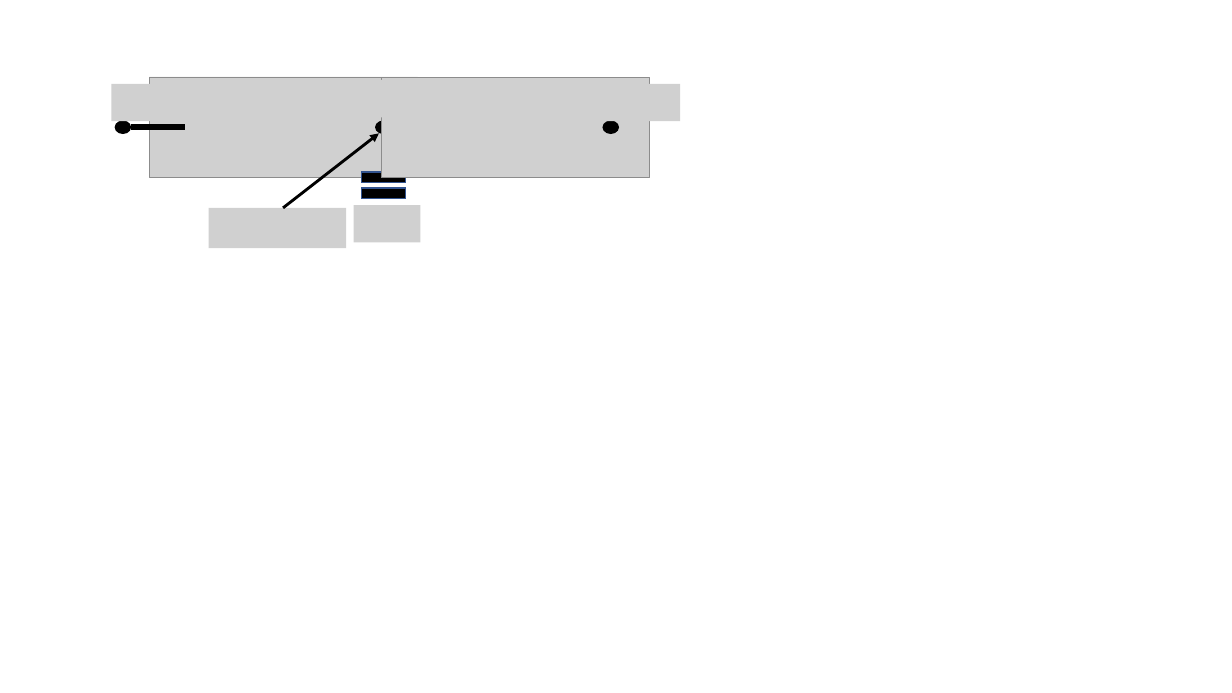
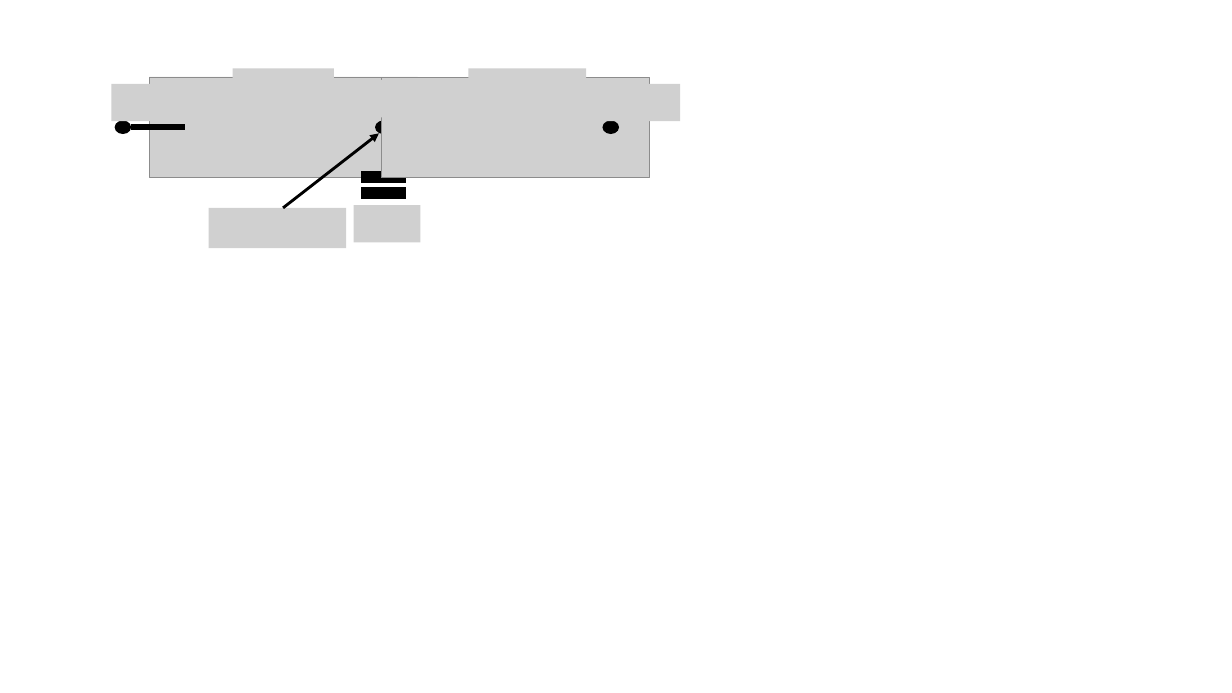
Before and after one commit to xixihaha1995/Hybrid_RC_GGMR, a slide deck: slide 2 of rc_network.pptx. Drawn at 1232x693 pixels with LibreOffice and Linux fonts; fonts in the diff are those of the drawing; grey boxes stand for pictures. Boxes give left, top, right and bottom in pixels: in the first picture for what was removed or moved away, otherwise in the second. Text is boxed around its words. In the diff, an @@ line names an element or a change of style, - is before the commit and + after.

```diff
--- a/rc_network.pptx
+++ b/rc_network.pptx
@@ picture added at (x1=233, y1=68, x2=335, y2=107) @@
@@ picture added at (x1=469, y1=68, x2=586, y2=107) @@
@@ math equal at (x1=354, y1=163, x2=414, y2=208): outline #325491 1 pt to #000000 1 pt @@
```
Also in this commit, not shown: 1 other slide changed, 1 slide added, 13 other files.
